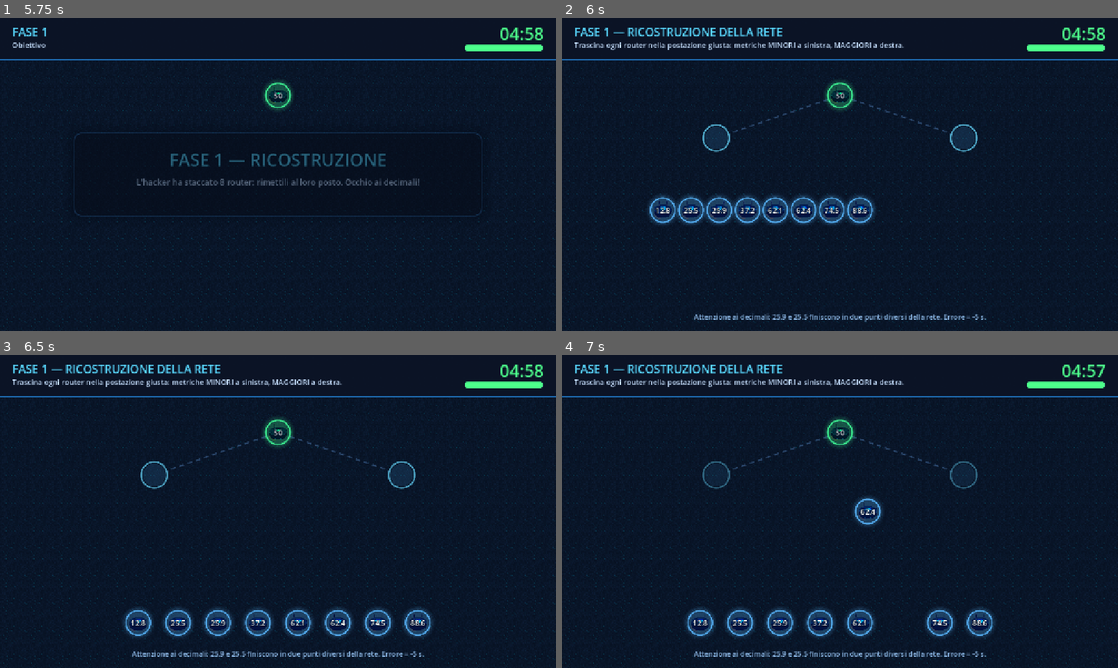
Above: before the commit, frames 1-4 (two rows, left to right).
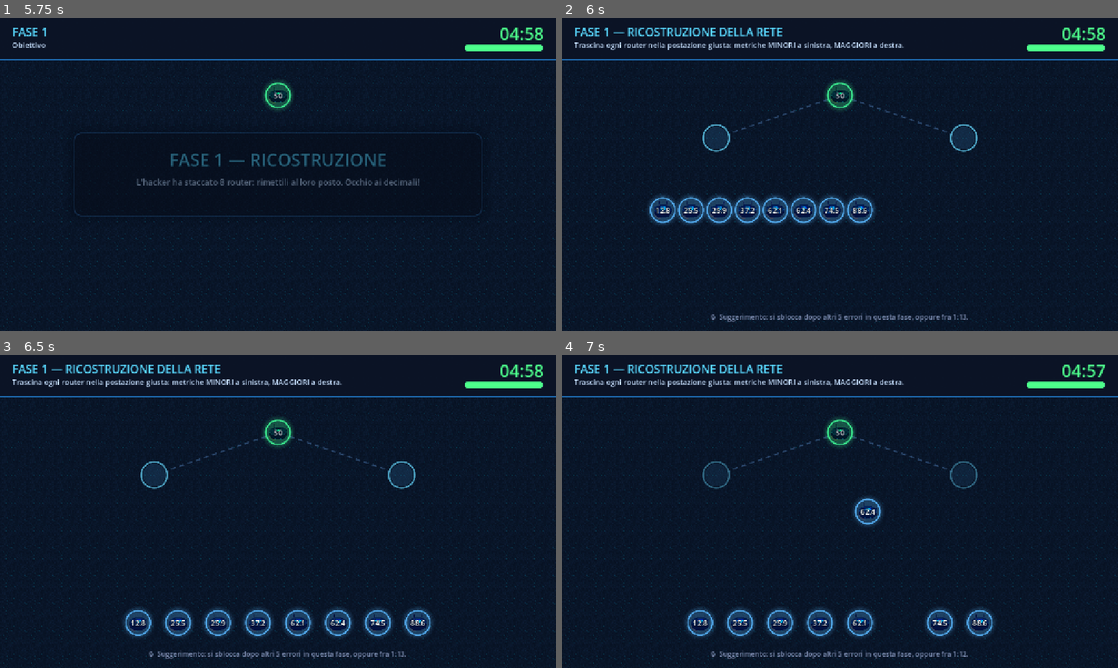
Above: after the commit, the same moments.

Repository: Radux04/LearnIT-Quest
Game: Godot game, scene res://scenes/main_menu.tscn
Same seed, same stepped clock (60 frames per second), same inputs: the game is played once before the commit and once after it.
Inputs (mouse positions are in pixels of both pictures, inside the frame that each line leads up to):
- Up to frame 1 (5.75 s): click "▶ Livello 1 · Binary Search T…" at 0.5 s; click "Avanti ▶" at 1.25 s; click "◀ Indietro" at 2 s; tap Enter (ui_accept) at 2.75, 3.02, 4.25, 5 s; move the mouse to (400, 158) at 2.77 s; hold Right (ui_right) 2.78-3.5 s; tap Keypad Enter at 2.85, 5.1 s; click (400, 158) at 2.92 s; click "Inizia la missione ▶" at 3.5 s; drag from (278, 96) to (250, 237) at 4.27 s; move the mouse to (333, 105) at 5.02 s; hold Right (ui_right) from 5.03 s (still down)
- Up to frame 2 (6 s): release Right (ui_right) at 5.75 s; drag from (812, 237) to (673, 127) at 5.77 s
- Up to frame 3 (6.5 s): no input
- Up to frame 4 (7 s): tap Enter (ui_accept) at 6.5 s; drag from (901, 624) to (867, 511) at 6.52 s

Frame 1 is identical in both runs. In frame 2, 0.6% of the frame differs, in the area x 23-77%, y 94-98%; in frame 3, 0.6%; in frame 4, 0.6%.

Commit message:
feat: suggerimento Livello 1

Diff:
--- a/scripts/scenes/Level.gd
+++ b/scripts/scenes/Level.gd
@@ -21,6 +21,12 @@
 	["FASE 4 — ATTACCO FINALE", "Inserimenti, cancellazioni, minimo, massimo e successore.", Color(1.0, 0.42, 0.42)],
 	["FASE 5 — INSTRADAMENTO OTTIMALE", "La rete ha cavi ridondanti con latenze diverse: trova il percorso più veloce.", Color(0.7, 0.65, 1.0)],
 ]
+
+const HINT_COLOR_OPEN := Color(0.72, 0.85, 1.0)
+const HINT_COLOR_LOCKED := Color(0.48, 0.54, 0.68)
+
+## Decide quando il suggerimento in basso diventa visibile.
+var hint_gate: HintGate = HintGate.new()
 
 @onready var network: NetworkView = $NetworkView
 @onready var tray: Control = $Tray
@@ -100,6 +106,7 @@
 		if is_over:
 			return
 		current_phase = i + 1
+		hint_gate.reset_phase()
 		var banner_data: Array = PHASE_BANNERS[i]
 		await show_banner(String(banner_data[0]), String(banner_data[1]), banner_data[2])
 		if is_over:
@@ -131,7 +138,16 @@
 
 
 func set_hint(text: String) -> void:
-	hint_label.text = text
+	hint_gate.text = text
+	_refresh_hint()
+
+
+## Il suggerimento resta nascosto finche' il giocatore non e' davvero in
+## difficolta': la regola sta tutta in HintGate.
+func _refresh_hint() -> void:
+	hint_label.text = hint_gate.display()
+	hint_label.add_theme_color_override("font_color",
+		HINT_COLOR_OPEN if hint_gate.unlocked() else HINT_COLOR_LOCKED)
 
 
 func toast(text: String, color: Color = Color.WHITE) -> void:
@@ -195,9 +211,14 @@
 	tween.tween_callback(marker.queue_free)
 
 
-func penalty(seconds: float = GameManager.WRONG_ANSWER_PENALTY) -> void:
+## `is_error` distingue lo sbaglio del giocatore da un costo scelto
+## volontariamente: solo il primo avvicina lo sblocco del suggerimento.
+func penalty(seconds: float = GameManager.WRONG_ANSWER_PENALTY, is_error: bool = true) -> void:
 	GameManager.apply_penalty(seconds)
 	_spawn_penalty_text(seconds)
+	if is_error:
+		hint_gate.register_error()
+		_refresh_hint()
 
 
 func set_alert_mode(enabled: bool) -> void:
@@ -227,6 +248,7 @@
 
 func _on_time_updated(_time_left: float, ratio: float) -> void:
 	timer_label.text = GameManager.formatted_time()
+	_refresh_hint()
 	timer_bar.value = ratio
 	var color: Color = Color(0.3, 1.0, 0.55)
 	if ratio < 0.15:
